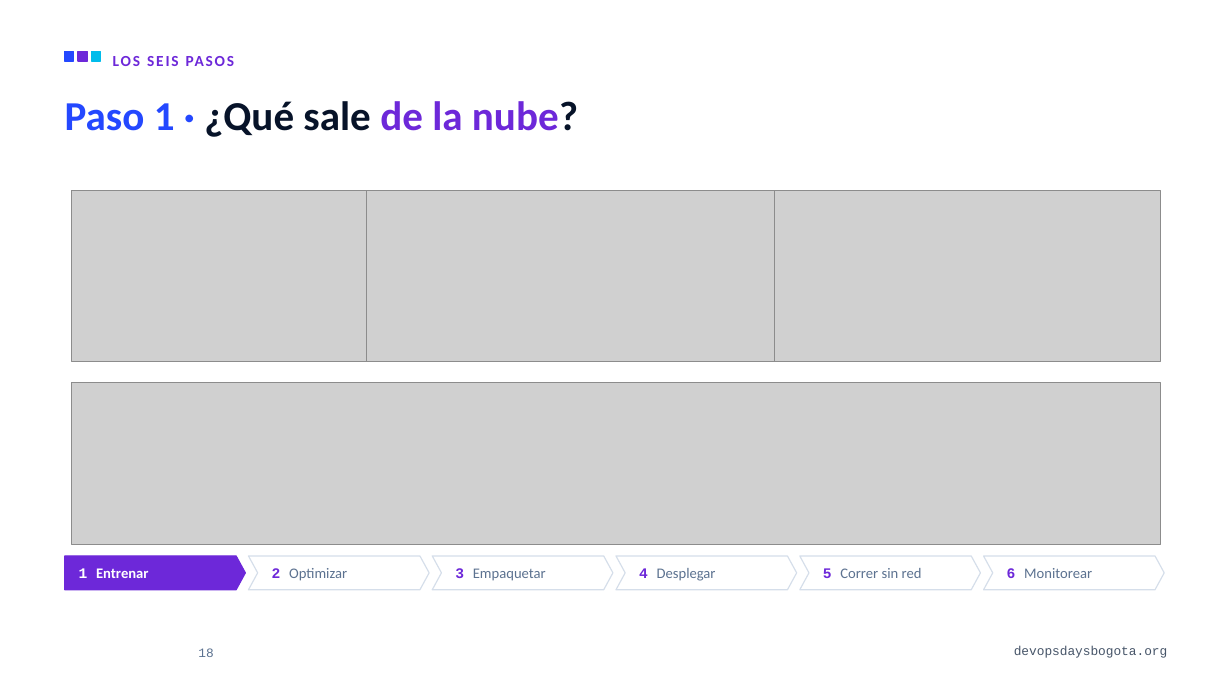
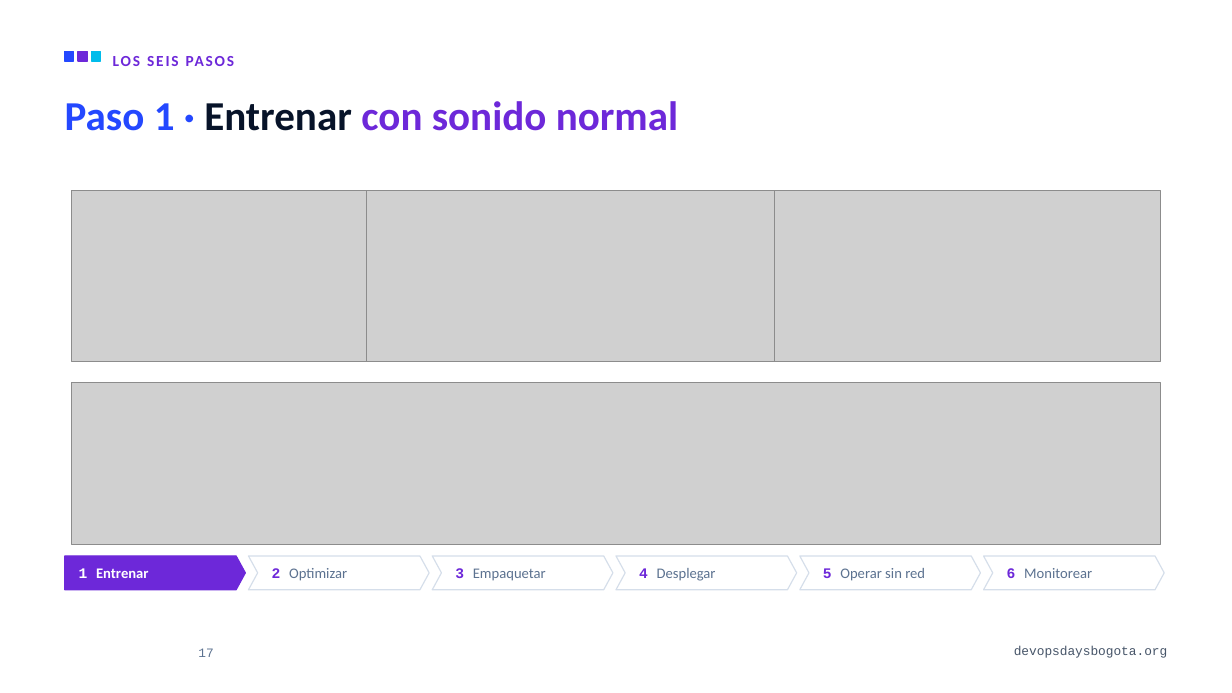
Before and after one commit to alejandro945/mlops-a-ciegas, a slide deck: slide 17 of talk/MLOps-a-ciegas-DevOpsDays-Bogota-2026.pptx (slide 18 before the commit). Drawn at 1232x693 pixels with LibreOffice and Linux fonts; fonts in the diff are those of the drawing; grey boxes stand for pictures; background and template pictures are left out. Boxes give left, top, right and bottom in pixels: in the first picture for what was removed or moved away, otherwise in the second. Text is boxed around its words. In the diff, an @@ line names an element or a change of style, - is before the commit and + after.

```diff
--- a/talk/MLOps-a-ciegas-DevOpsDays-Bogota-2026.pptx
+++ b/talk/MLOps-a-ciegas-DevOpsDays-Bogota-2026.pptx
@@ title at bbox=[65, 101, 678, 131]: text changed; text colour #071329 to #6D28D9 @@
-Paso 1 · ¿Qué sale de la nube?
+Paso 1 · Entrenar con sonido normal
@@ text in freeform shape at bbox=[823, 568, 925, 581]: text changed @@
-5 Correr sin red
+5 Operar sin red
@@ page number at bbox=[198, 648, 213, 657]: text changed @@
-18
+17
```
Also in this commit, not shown: 28 other slides changed, 1 slide added, 3 slides removed, 29 other files.
